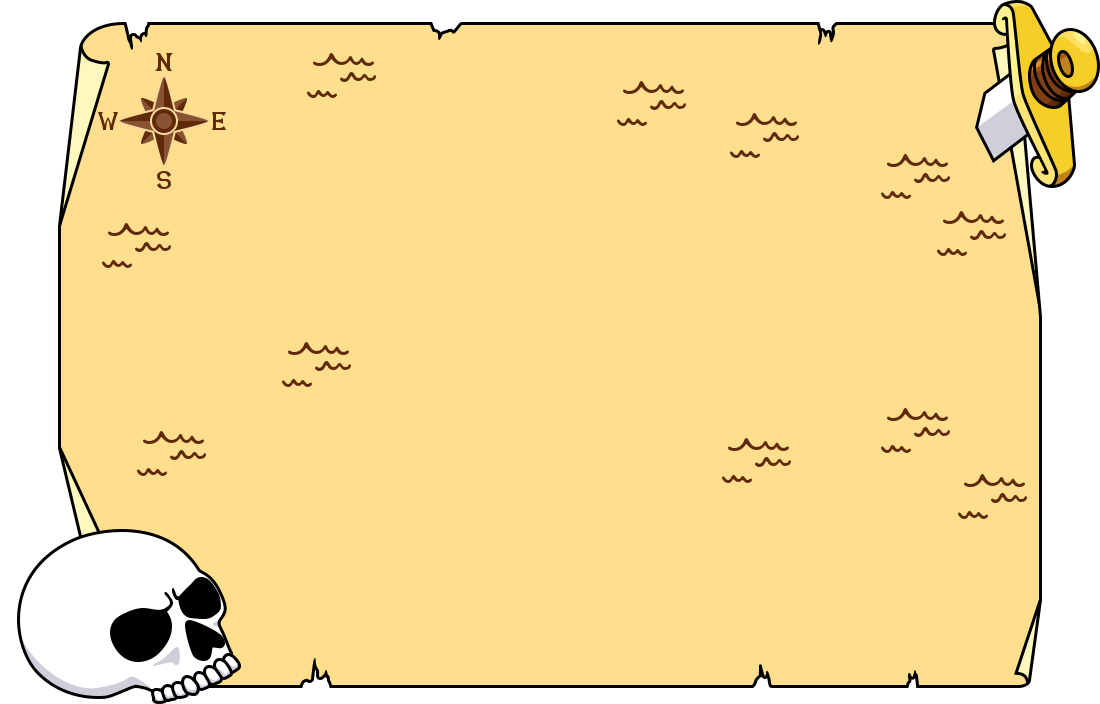
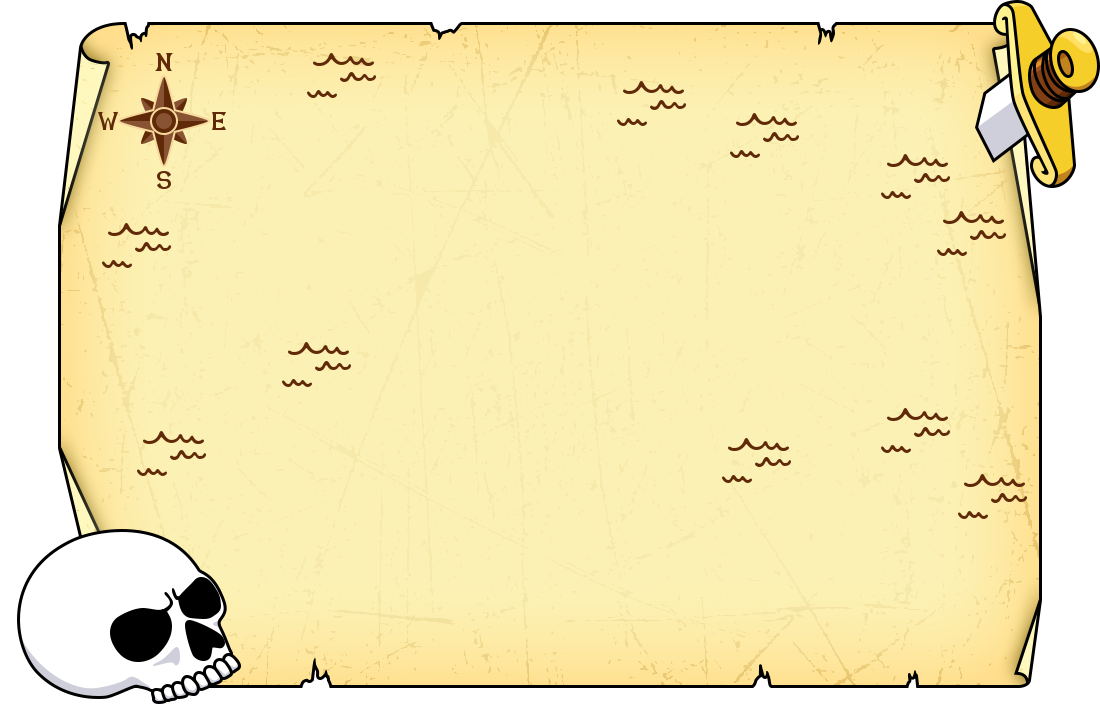
Layers edited between the first and the second 1100x704 image:
painted on "Shape 55 copy" over [1028, 61, 1055, 125]
moved "나침판" above "파도" over [98, 53, 226, 189]
added layer "Layer 41" in group "보물지도" over [61, 25, 1055, 702]
